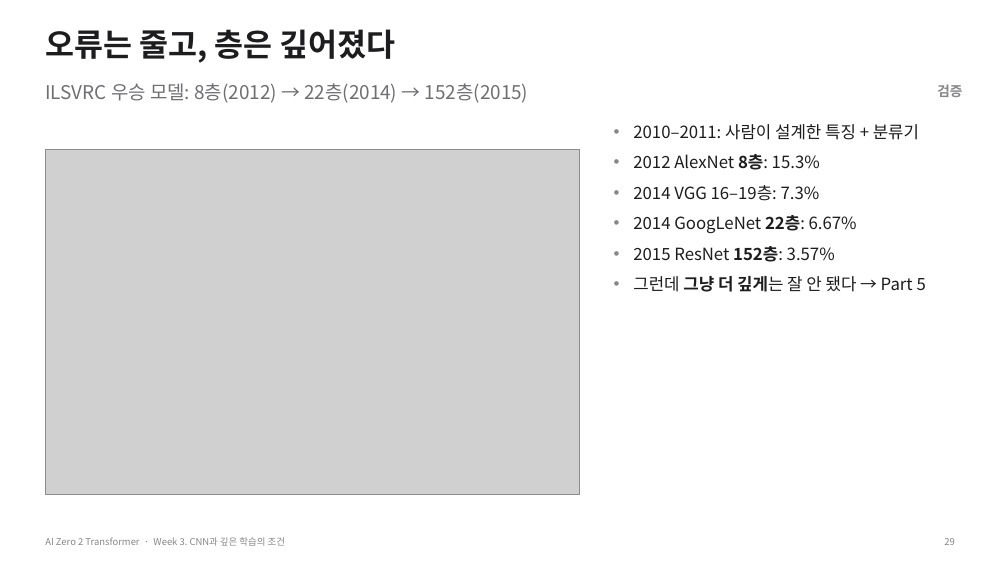
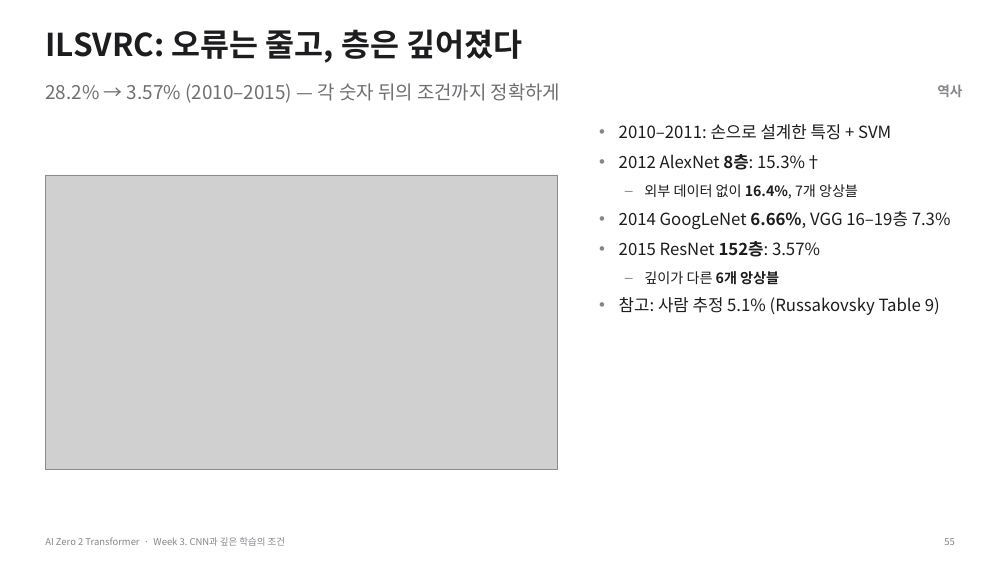
Before and after one commit to myunhh/AI-Zero-2-Transformers, a slide deck: slide 55 of lectures/week03_cnn_and_deep_learning.pptx (slide 29 before the commit). Drawn at 1008x567 pixels with LibreOffice and Linux fonts; fonts in the diff are those of the drawing; grey boxes stand for pictures. Boxes give left, top, right and bottom in pixels: in the first picture for what was removed or moved away, otherwise in the second. Text is boxed around its words. In the diff, an @@ line names an element or a change of style, - is before the commit and + after.

```diff
--- a/lectures/week03_cnn_and_deep_learning.pptx
+++ b/lectures/week03_cnn_and_deep_learning.pptx
@@ title at (45, 29, 522, 63): text changed @@
-오류는 줄고, 층은 깊어졌다
+ILSVRC: 오류는 줄고, 층은 깊어졌다
@@ text at (45, 83, 561, 103): text changed @@
-ILSVRC 우승 모델: 8층(2012) → 22층(2014) → 152층(2015)
+28.2% → 3.57% (2010–2015) — 각 숫자 뒤의 조건까지 정확하게
@@ text at (937, 84, 962, 97): text changed @@
-검증
+역사
@@ text "2010–2011: 손으로 설계한 특징 + ...": place and size @@
-text "2010–2011: 손으로 설계한 특징 + ..." at (633, 124, 926, 292)
+text "2010–2011: 손으로 설계한 특징 + ..." at (619, 124, 951, 315)
@@ text at (619, 124, 951, 229): text changed @@
-• 2010–2011: 사람이 설계한 특징 + 분류기
-• 2012 AlexNet 8층: 15.3%
-• 2014 VGG 16–19층: 7.3%
-• 2014 GoogLeNet 22층: 6.67%
+• 2010–2011: 손으로 설계한 특징 + SVM
+• 2012 AlexNet 8층: 15.3%†
+– 외부 데이터 없이 16.4%, 7개 앙상블
+• 2014 GoogLeNet 6.66%, VGG 16–19층 7.3%
@@ picture: place and size @@
-picture at (45, 150, 580, 495)
+picture at (45, 175, 557, 469)
@@ text at (619, 271, 940, 315): text changed @@
-• 그런데 그냥 더 깊게는 잘 안 됐다 → Part 5
+– 깊이가 다른 6개 앙상블
+• 참고: 사람 추정 5.1% (Russakovsky Table 9)
@@ page number at (944, 538, 954, 545): text changed @@
-29
+55
```
Also in this commit, not shown: 28 other slides changed, 33 slides added, 13 slides removed, 21 other files.
